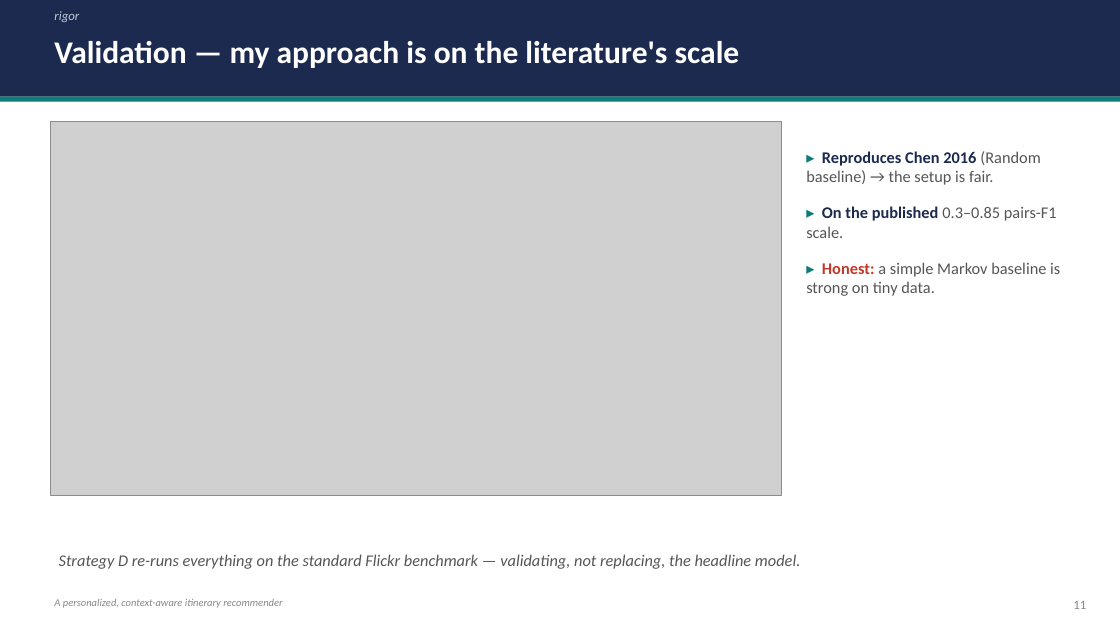
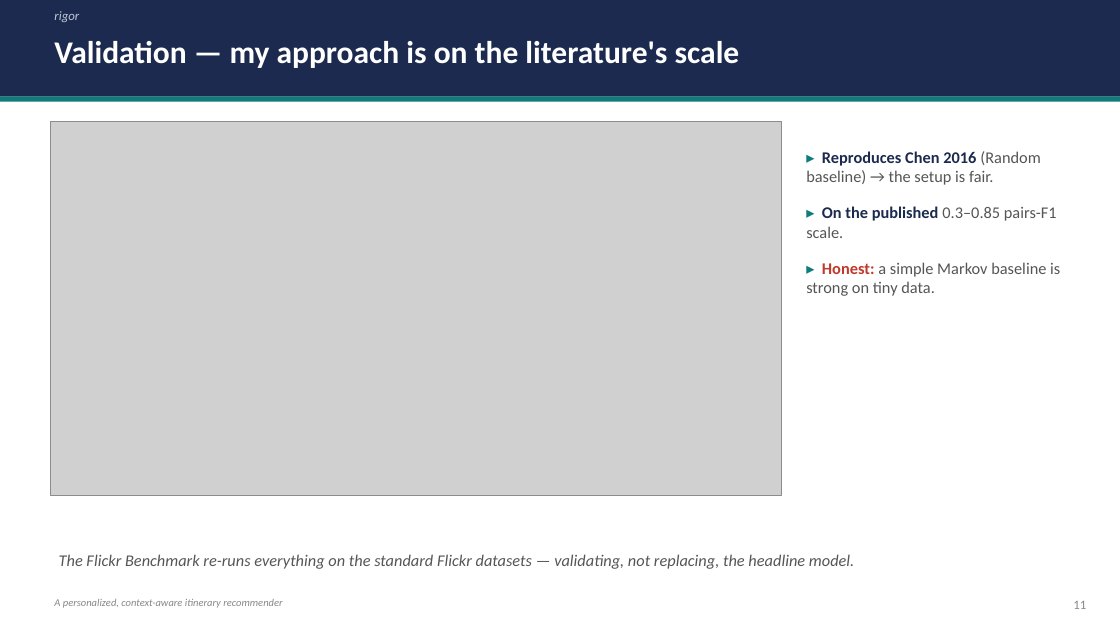
Before and after one commit to 6ym6n/PFE_IMPLEMTATION, a slide deck: slide 11 of presentation/strategy_d/model_slides.pptx. Drawn at 1120x630 pixels with LibreOffice and Linux fonts; fonts in the diff are those of the drawing; grey boxes stand for pictures. Boxes give left, top, right and bottom in pixels: in the first picture for what was removed or moved away, otherwise in the second. Text is boxed around its words. In the diff, an @@ line names an element or a change of style, - is before the commit and + after.

```diff
--- a/presentation/strategy_d/model_slides.pptx
+++ b/presentation/strategy_d/model_slides.pptx
@@ text at bbox=[59, 554, 854, 569]: text changed @@
-Strategy D re-runs everything on the standard Flickr benchmark — validating, not replacing, the headline model.
+The Flickr Benchmark re-runs everything on the standard Flickr datasets — validating, not replacing, the headline model.
```
Also in this commit, not shown: 7 other slides changed, 3 other files.
